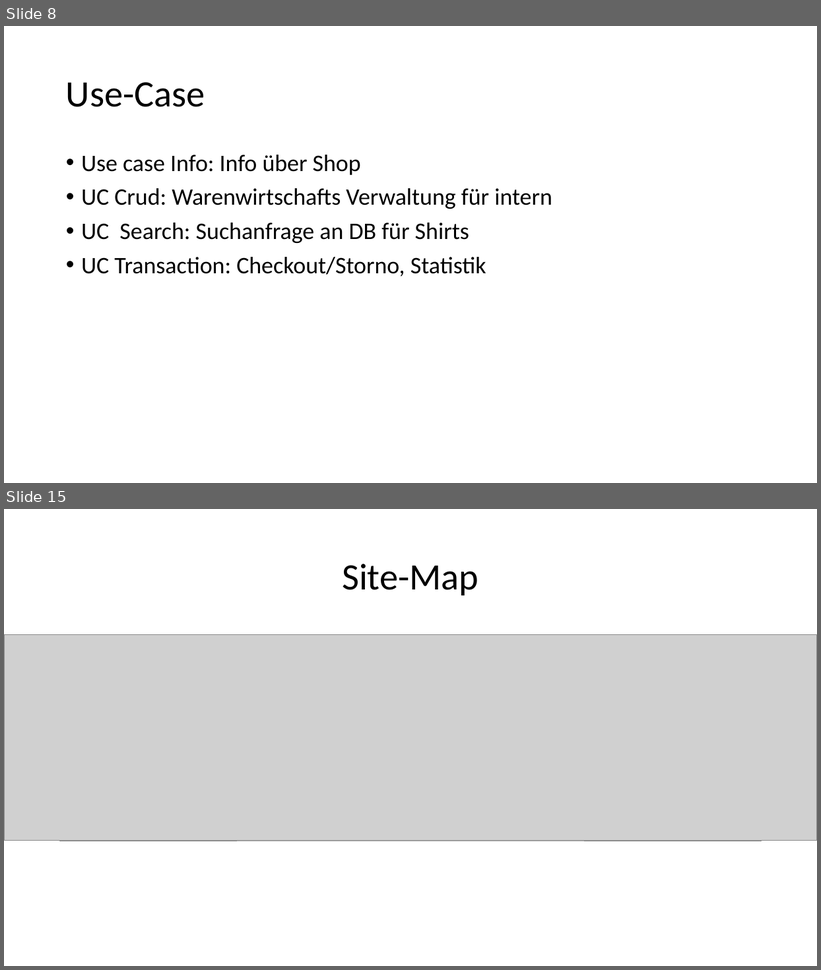
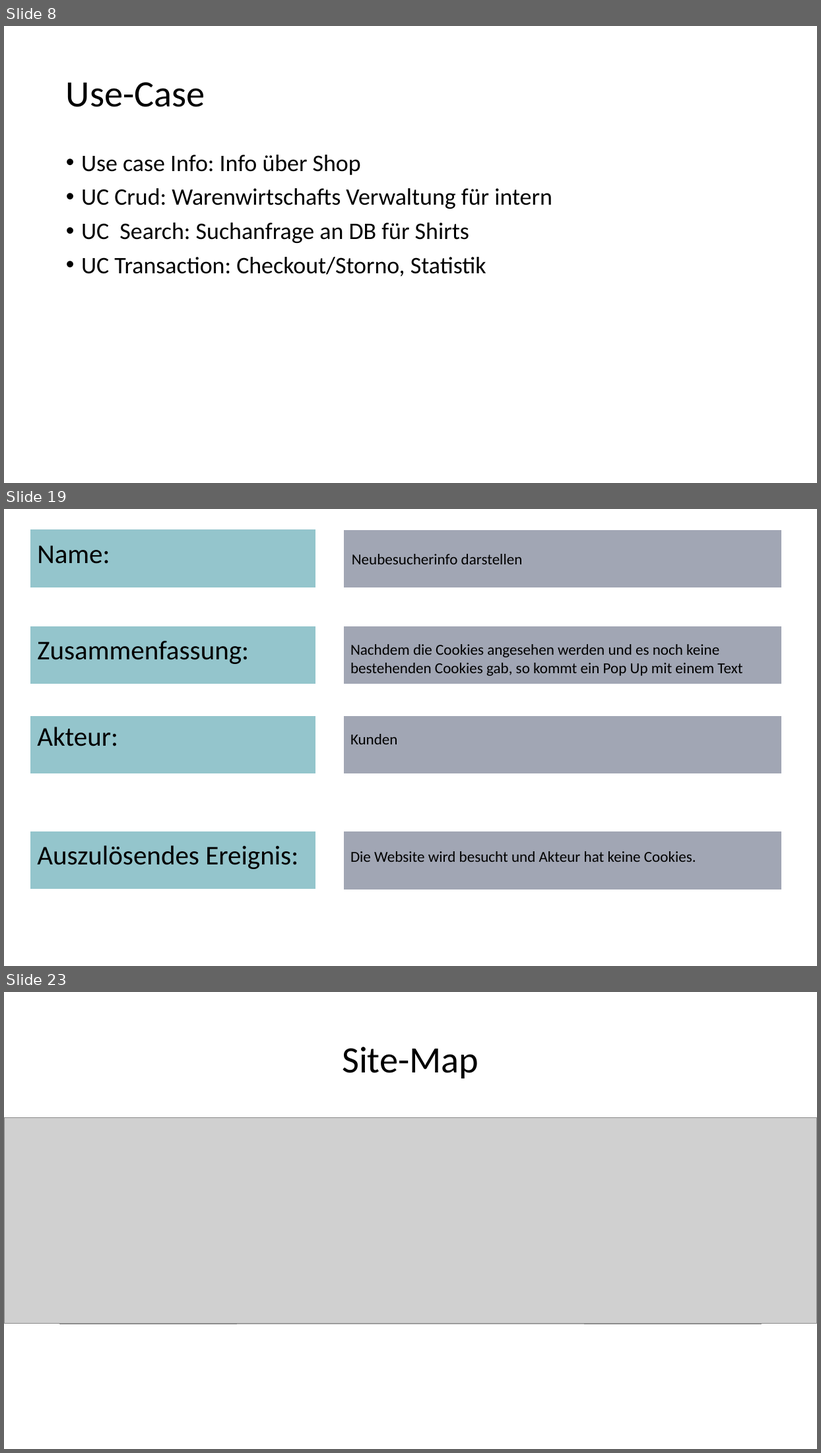
Before and after one commit to Sprayer115/render, a slide deck: Zusatz_Material/Web-Technologie.pptx. Shown one above the other, each under a label of ours: slides 8 and 15 before the commit, slides 8, 19 and 23 after it; the slides between them are not shown. The pictures are 821x970 and 821x1453 pixels, drawn with LibreOffice and Linux fonts; fonts in the diff are those of the drawing; grey boxes stand for pictures. Boxes give left, top, right and bottom in pixels: in the first picture for what was removed or moved away, otherwise in the second. Text is boxed around its words. In the diff, an @@ line names an element or a change of style, - is before the commit and + after.

```diff
--- a/Zusatz_Material/Web-Technologie.pptx
+++ b/Zusatz_Material/Web-Technologie.pptx
@@ slide 19 added at (4, 509, 817, 966), background #FFFFFF @@
@@ rectangle added at (31, 530, 314, 587), fill #94C5CC, outline #94C5CC 1 pt @@
@@ title added at (37, 545, 110, 564), 32 pt, text #000000 @@
+Name:
@@ rectangle added at (345, 530, 781, 587), fill #A1A6B4, outline #A1A6B4 1 pt @@
@@ text added at (352, 554, 523, 564), 18 pt, text #000000 @@
+Neubesucherinfo darstellen
@@ rectangle added at (31, 626, 314, 683), fill #94C5CC, outline #94C5CC 1 pt @@
@@ rectangle added at (345, 626, 781, 683), fill #A1A6B4, outline #A1A6B4 1 pt @@
@@ text added at (37, 641, 249, 664), 32 pt, text #000000 @@
+Zusammenfassung:
@@ text added at (350, 644, 743, 676), 18 pt, text #000000 @@
+Nachdem die Cookies angesehen werden und es noch keine
+bestehenden Cookies gab, so kommt ein Pop Up mit einem Text
@@ rectangle added at (31, 716, 314, 773), fill #94C5CC, outline #94C5CC 1 pt @@
@@ rectangle added at (345, 716, 781, 773), fill #A1A6B4, outline #A1A6B4 1 pt @@
@@ text added at (37, 727, 118, 747), 32 pt, text #000000 @@
+Akteur:
@@ text added at (350, 734, 398, 745), 18 pt, text #000000 @@
+Kunden
@@ rectangle added at (31, 832, 314, 889), fill #94C5CC, outline #94C5CC 1 pt @@
@@ rectangle added at (345, 832, 781, 889), fill #A1A6B4, outline #A1A6B4 1 pt @@
@@ text added at (37, 846, 298, 869), 32 pt, text #000000 @@
+Auszulösendes Ereignis:
@@ text added at (350, 852, 696, 862), 18 pt, text #000000 @@
+Die Website wird besucht und Akteur hat keine Cookies.
@@ what was slide 15 is now slide 23 @@
```
Also in this commit, not shown: 7 other slides added.
